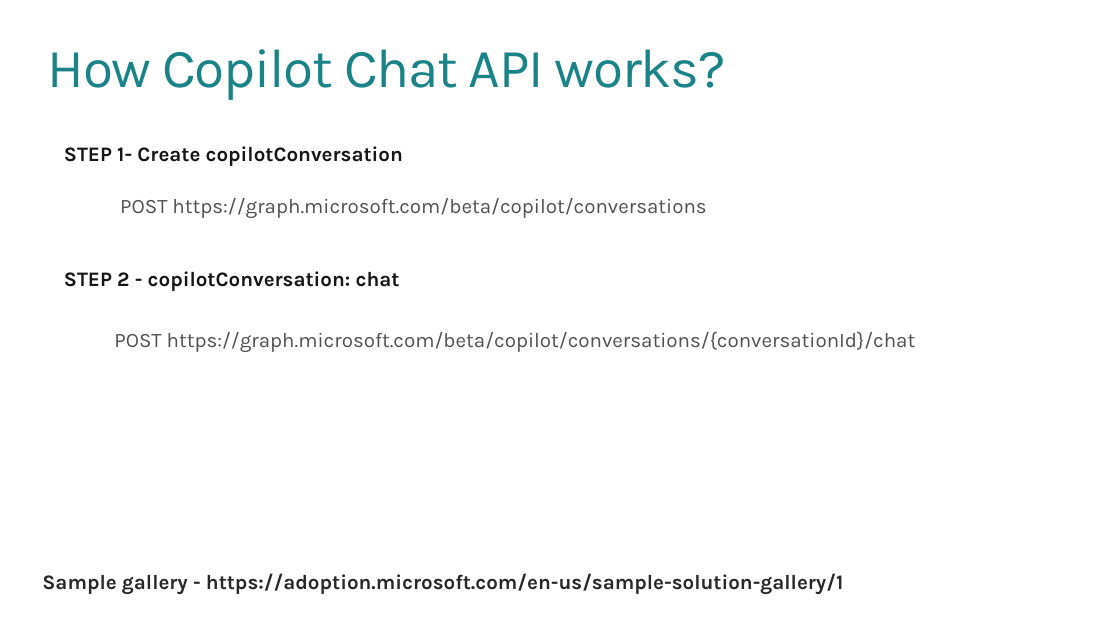
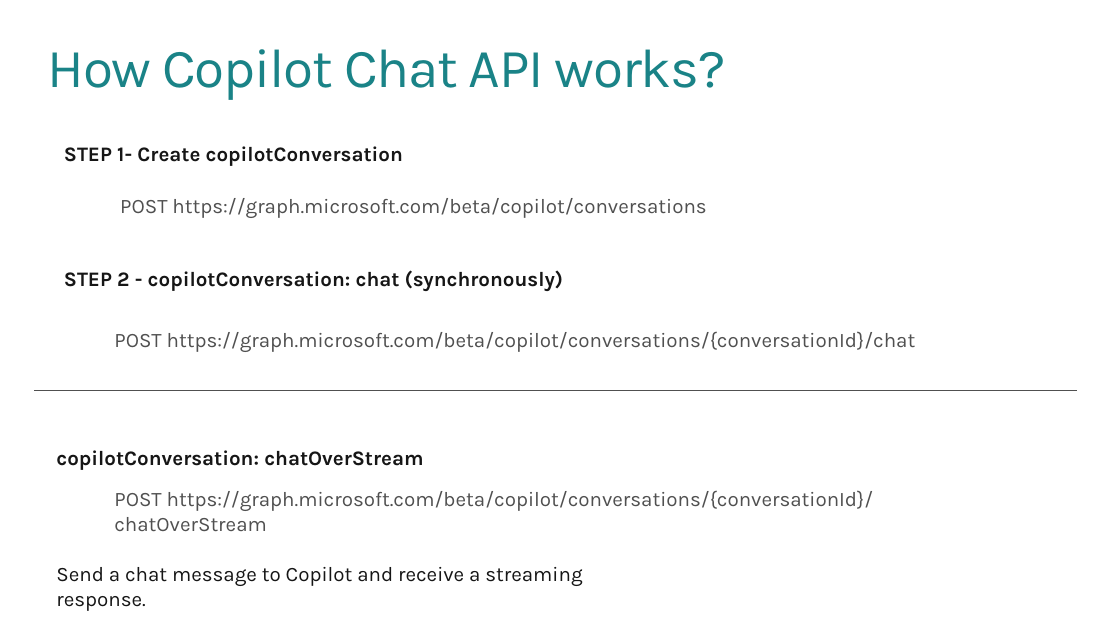
Before and after one commit to siddharth-vaghasia/public-docs, a slide deck: slide 4 of PnP_02_04_2026_CopilotChatAPIinSPFx.pptx. Drawn at 1120x630 pixels with LibreOffice and Linux fonts; fonts in the diff are those of the drawing; background and template pictures are left out. Boxes give left, top, right and bottom in pixels: in the first picture for what was removed or moved away, otherwise in the second. Text is boxed around its words. In the diff, an @@ line names an element or a change of style, - is before the commit and + after.

Commit message:
updated ppt

```diff
--- a/PnP_02_04_2026_CopilotChatAPIinSPFx.pptx
+++ b/PnP_02_04_2026_CopilotChatAPIinSPFx.pptx
@@ text at <box>64,270,563,291</box>: text changed @@
-STEP 2 - copilotConversation: chat
+STEP 2 - copilotConversation: chat (synchronously)
@@ line added from (35, 390) to (1077, 390), #505050 0.75 pt @@
@@ text added at <box>56,450,423,470</box>, 18 pt, text #161616, bold @@
+copilotConversation: chatOverStream
@@ text added at <box>114,490,874,531</box>, 18 pt, text #505050 @@
+POST https://graph.microsoft.com/beta/copilot/conversations/{conversationId}/chatOverStream
@@ text added at <box>56,567,582,586</box>, 18 pt, text #161616 @@
+Send a chat message to Copilot and receive a streaming response.
@@ text removed at <box>42,573,843,594</box> @@
-Sample gallery - https://adoption.microsoft.com/en-us/sample-solution-gallery/1
```
Also in this commit, not shown: 3 other slides changed, 1 slide added.
